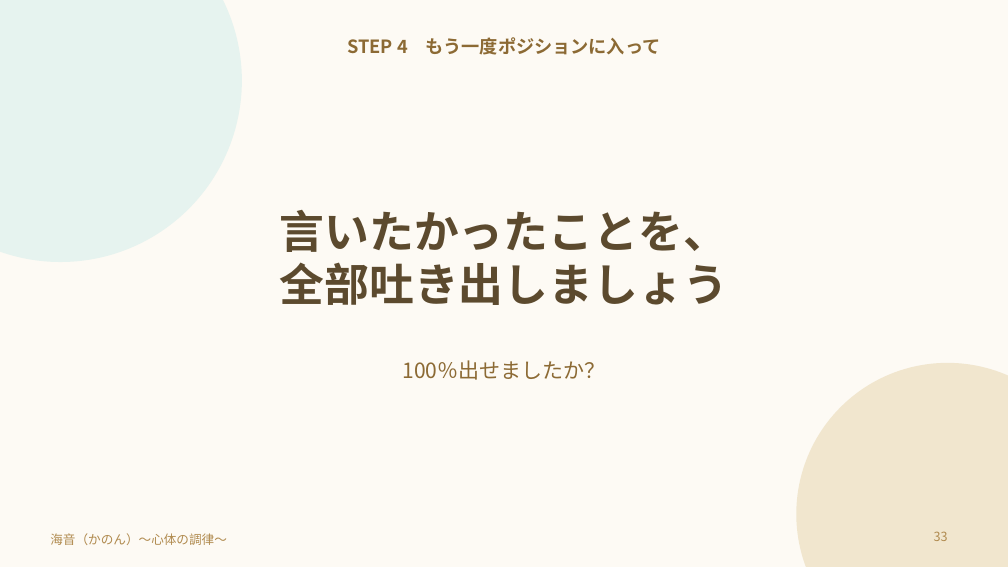
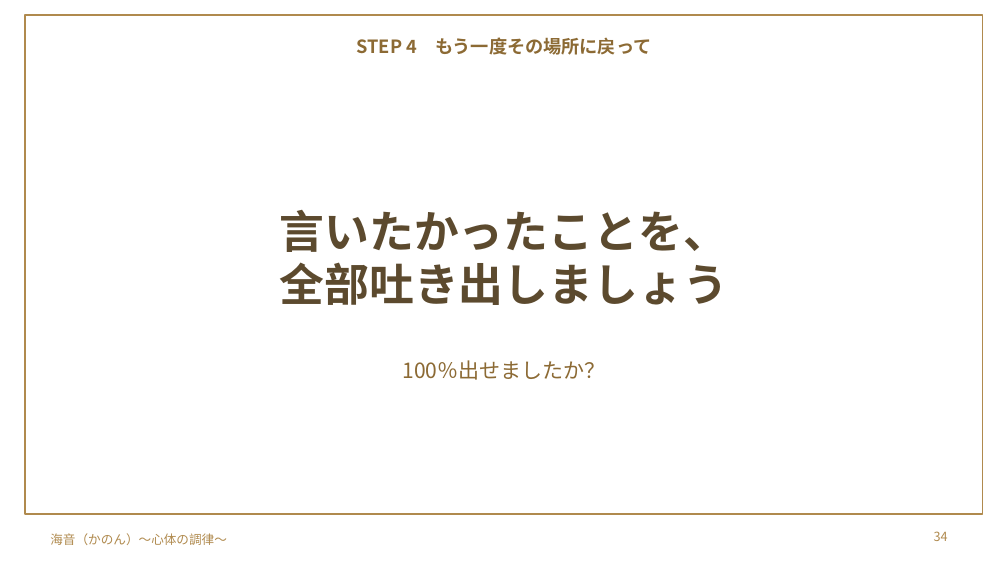
Before and after one commit to y-takahashi-cmd/MyBrain, a slide deck: slide 34 of 20_Projects/海音_心体の調律/単発/仁部あきえさん/20261028_仁部あきえさん_お金のブロック単発セッション.pptx (slide 33 before the commit). Drawn at 1008x567 pixels with LibreOffice and Linux fonts; fonts in the diff are those of the drawing; background and template pictures are left out. Boxes give left, top, right and bottom in pixels: in the first picture for what was removed or moved away, otherwise in the second. Text is boxed around its words. In the diff, an @@ line names an element or a change of style, - is before the commit and + after.

```diff
--- a/20_Projects/海音_心体の調律/単発/仁部あきえさん/20261028_仁部あきえさん_お金のブロック単発セッション.pptx
+++ b/20_Projects/海音_心体の調律/単発/仁部あきえさん/20261028_仁部あきえさん_お金のブロック単発セッション.pptx
@@ background #FDFAF4 to picture (left out) @@
@@ ellipse removed at bbox=[0, 0, 242, 262] @@
@@ rectangle added at bbox=[25, 15, 983, 514], outline #B08A4E 1 pt @@
@@ text at bbox=[357, 37, 651, 55]: text changed @@
-STEP 4 もう一度ポジションに入って
+STEP 4 もう一度その場所に戻って
@@ ellipse removed at bbox=[796, 363, 1008, 567] @@
@@ page number at bbox=[934, 531, 948, 541]: text changed @@
-33
+34
```
Also in this commit, not shown: 25 other slides changed, 1 slide added.
